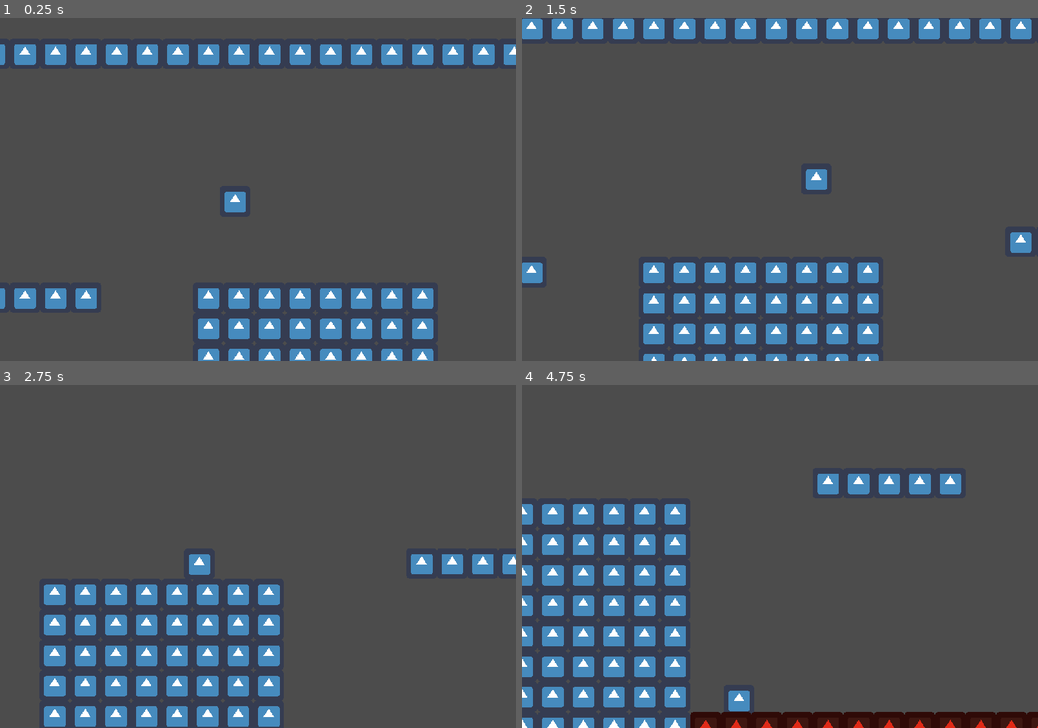
Above: before the commit, frames 1-4 (two rows, left to right).
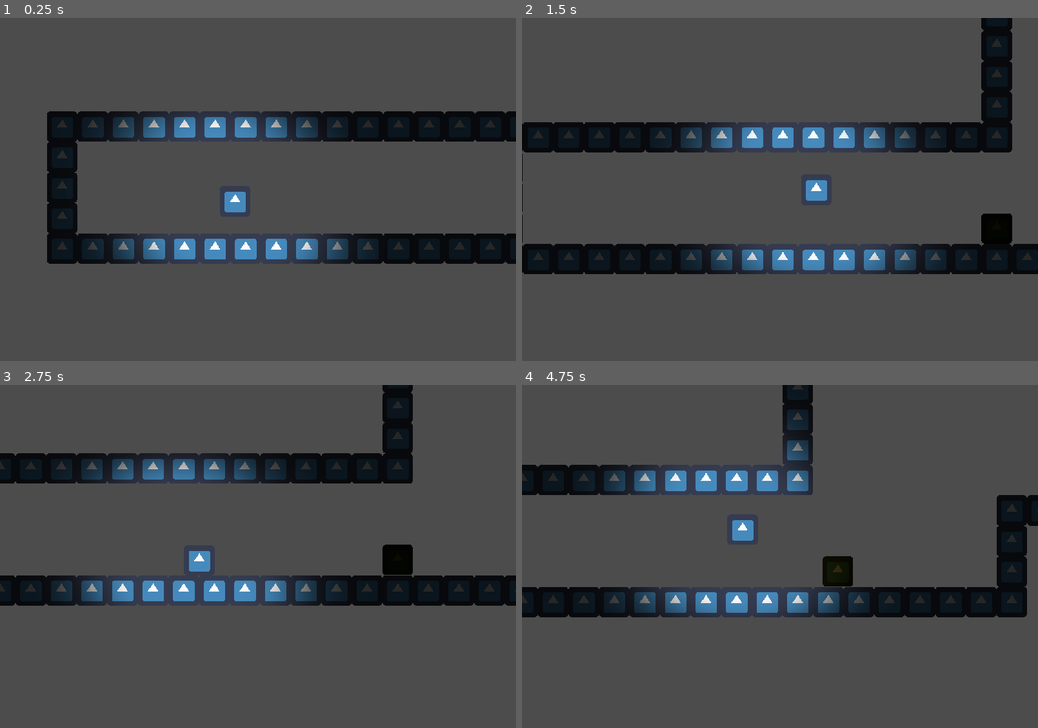
Above: after the commit, the same moments.

Repository: Juankadev/GGJ_2023
Game: Godot game, scene res://MainScene.tscn
The game is run twice, just before and just after one commit, with the same random seed, the same clock (stepped at 60 frames per second) and the same inputs. The engine's default icon, where the game draws it, is replaced by a stand-in: a white triangle on a blue panel in a dark square.
Inputs:
- Up to frame 1 (0.25 s): no input
- Up to frame 2 (1.5 s): hold F (grab) 0.53-1.28 s; hold Right (move_right) from 0.53 s (still down); tap Space (jump) at 0.77 s; tap F (grab) at 1.35 s
- Up to frame 3 (2.75 s): tap Space (jump) at 1.52 s; release Right (move_right) at 2.03 s; hold Left (move_left) from 2.03 s (still down); hold F (grab) from 2.03 s (still down)
- Up to frame 4 (4.75 s): release Left (move_left) at 2.78 s; release F (grab) at 2.78 s; hold Right (move_right) 2.78-4.28 s; tap F (grab) at 2.85, 4.35 s; tap Space (jump) at 3.02, 3.77, 4.52 s; hold F (grab) 3.53-4.28 s; hold Left (move_left) from 4.28 s (still down)

The runs differ from the first frame. In frame 1, 26% of the frame differs, in the area x 0-100%, y 7-100%; in frame 2, 28%; in frame 3, 25%; in frame 4, 29%, in the area x 0-100%, y 0-100%.

Commit message:
light

Diff:
--- a/MainScene.tscn
+++ b/MainScene.tscn
@@ -8,6 +8,7 @@
 [ext_resource path="res://checkpoint/checkpoints.gd" type="Script" id=6]
 [ext_resource path="res://box/ParentBox.tscn" type="PackedScene" id=7]
 [ext_resource path="res://musics/GGJ Roots 2023_Lvl1_Loop.wav" type="AudioStream" id=8]
+[ext_resource path="res://346-3466979_now-available-godot-light-texture-clipart.png" type="Texture" id=9]
 
 [sub_resource type="ConvexPolygonShape2D" id=1]
 points = PoolVector2Array( 64, 64, 0, 64, 0, 0, 64, 0 )
@@ -52,7 +53,7 @@
 position = Vector2( 2088, -128 )
 
 [node name="Player" parent="." instance=ExtResource( 1 )]
-position = Vector2( 6488, -904 )
+position = Vector2( 1738, -161 )
 __meta__ = {
 "_edit_group_": true
 }
@@ -66,6 +67,12 @@
 editor_draw_drag_margin = true
 script = ExtResource( 5 )
 
+[node name="Light2D" type="Light2D" parent="Player"]
+scale = Vector2( 1.26586, 1 )
+texture = ExtResource( 9 )
+texture_scale = 0.5
+range_z_min = -1028
+
 [node name="ParentBox2" parent="." instance=ExtResource( 7 )]
 position = Vector2( 9248, -672 )
 
@@ -234,6 +241,9 @@
 stream = ExtResource( 8 )
 autoplay = true
 
+[node name="CanvasModulate" type="CanvasModulate" parent="."]
+color = Color( 0.152941, 0.152941, 0.152941, 1 )
+
 [connection signal="body_entered" from="Checkpoints/CheckPointFirst" to="Checkpoints" method="_on_CheckPointFirst_body_entered"]
 [connection signal="body_entered" from="Checkpoints/CheckPointTwo" to="Checkpoints" method="_on_CheckPointTwo_body_entered"]
 [connection signal="timeout" from="Timer" to="SpikesParent_1/Spike" method="_on_Timer_timeout"]
Binary file added: 346-3466979_now-available-godot-light-texture-clipart.png
Not shown, added: 346-3466979_now-available-godot-light-texture-clipart.png.import
Not shown: 1 places in MainScene.tscn that only renumber resources
